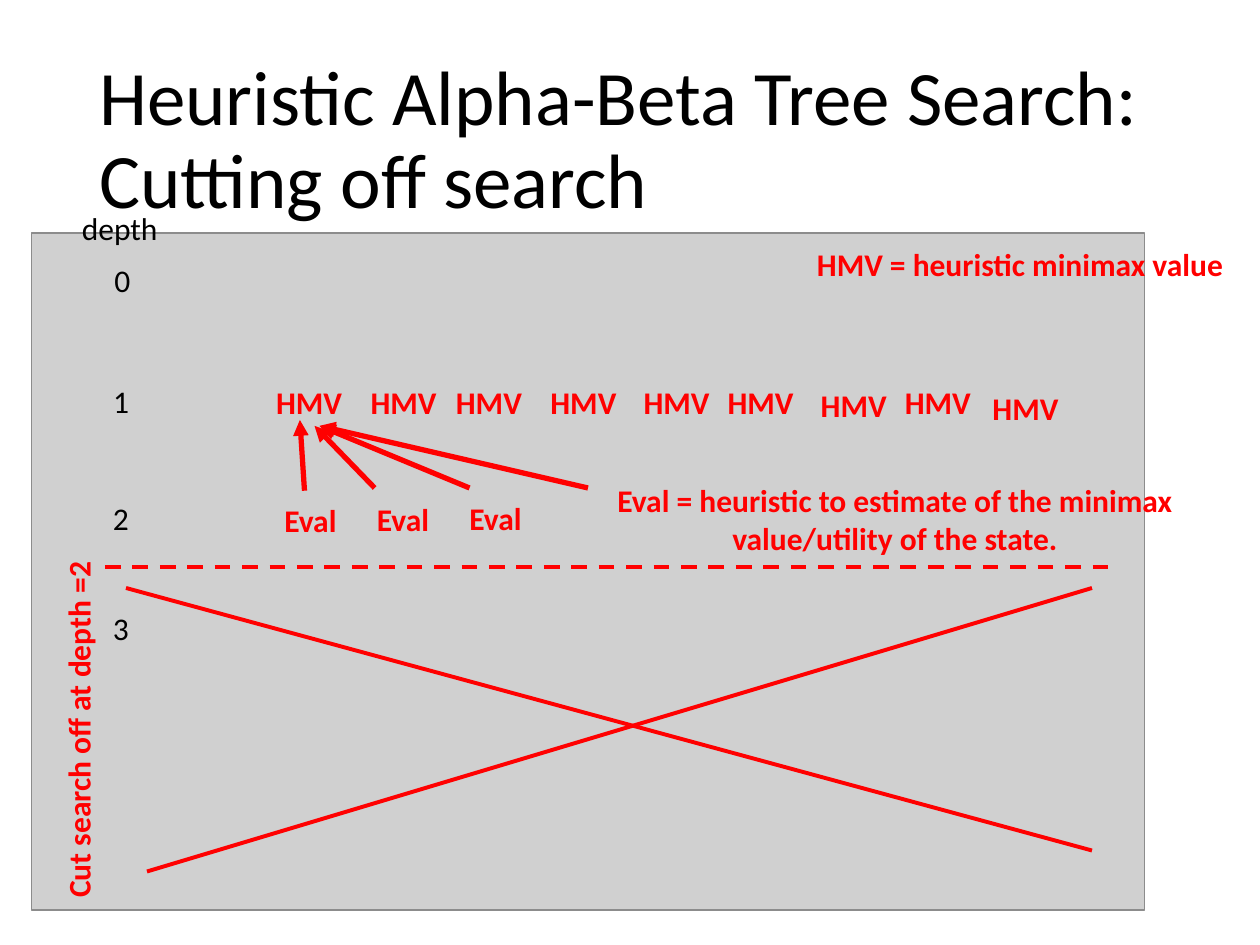
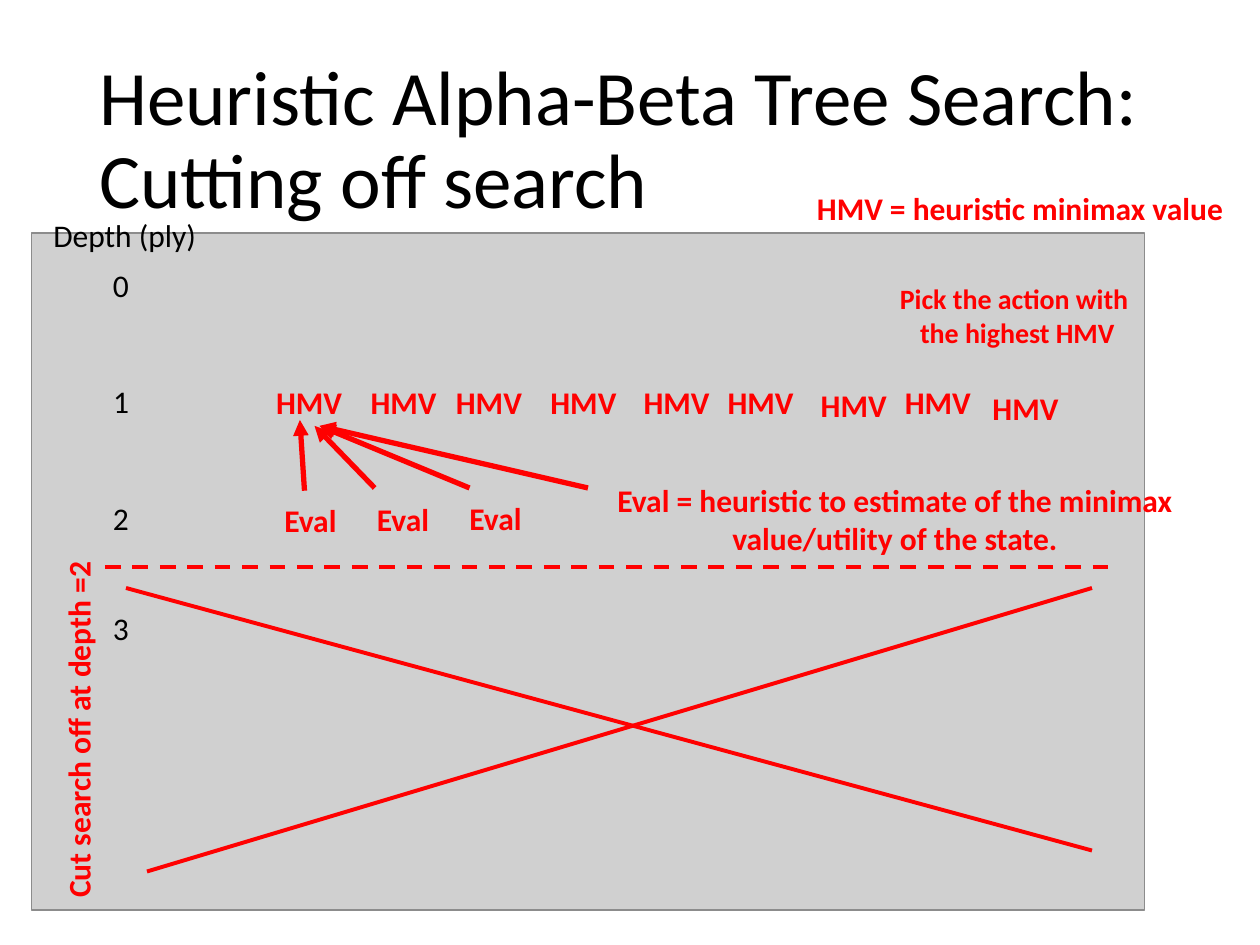
Before and after one commit to mhahsler/CS7320-AI, a slide deck: slide 26 of slides/05_games.pptx (slide 25 before the commit). Drawn at 1260x945 pixels with LibreOffice and Linux fonts; fonts in the diff are those of the drawing; grey boxes stand for pictures. Boxes give left, top, right and bottom in pixels: in the first picture for what was removed or moved away, otherwise in the second. Text is boxed around its words. In the diff, an @@ line names an element or a change of style, - is before the commit and + after.

Commit message:
added figure for alpha-beta pruning.

```diff
--- a/slides/05_games.pptx
+++ b/slides/05_games.pptx
@@ text "HMV = heuristic minimax value" rewrapped from [817, 250, 1222, 284] to [817, 198, 1222, 221] @@
@@ text at [53, 221, 196, 252]: text changed @@
-depth
+Depth (ply)
@@ text "0": place and size @@
-text "0" at [114, 271, 130, 292]
+text "0" at [113, 276, 129, 297]
@@ text added at [900, 289, 1128, 348], 16 pt, text #FF0000, bold @@
+Pick the action with
+the highest HMV
```
Also in this commit, not shown: 15 other slides changed, 2 slides added, 1 other file.
